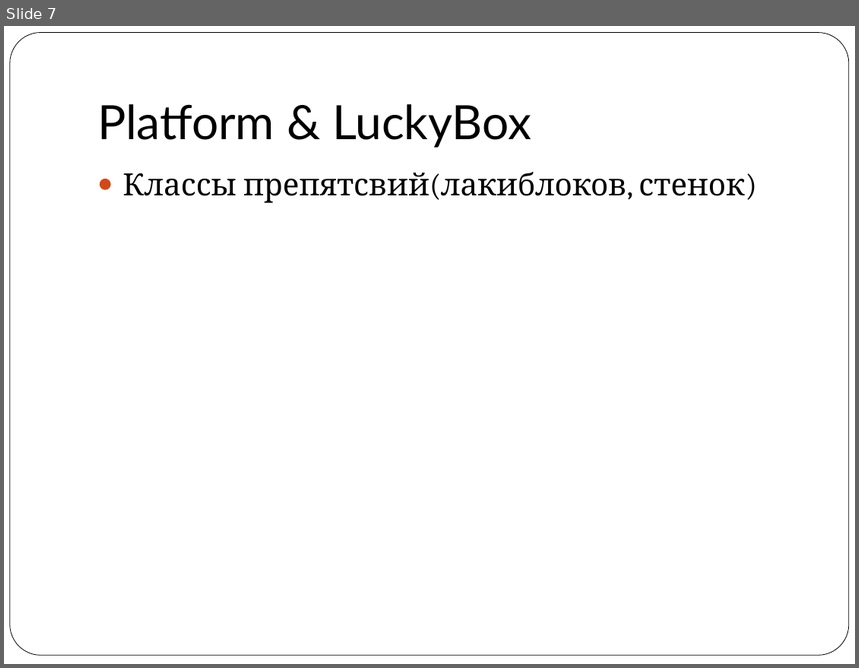
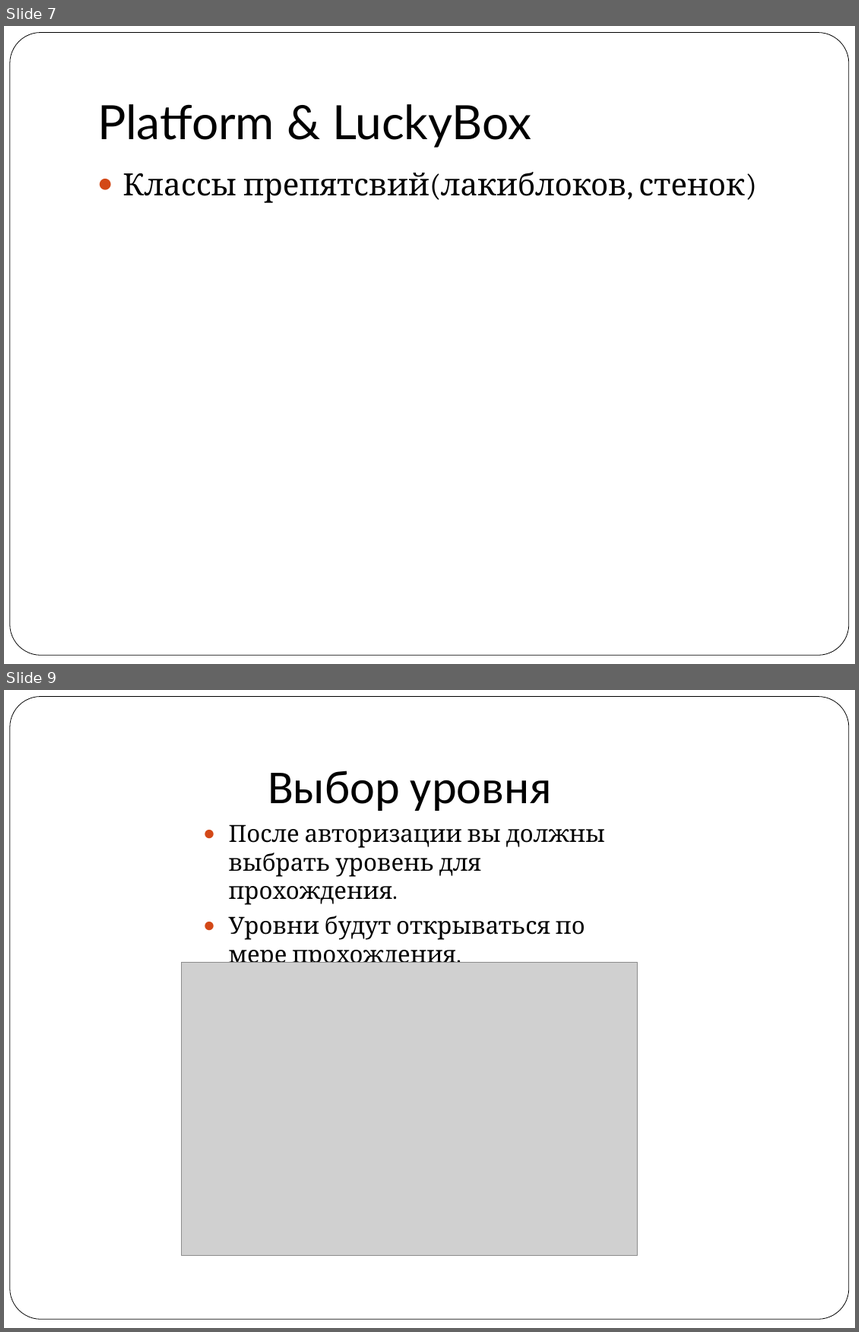
Before and after one commit to vitaly06/SuperMario, a slide deck: piton.ppt. Shown one above the other, each under a label of ours: slide 7 before the commit, slides 7 and 9 after it; the slides between them are not shown. The pictures are 859x668 and 859x1332 pixels, drawn with LibreOffice and Linux fonts; fonts in the diff are those of the drawing; grey boxes stand for pictures. Boxes give left, top, right and bottom in pixels: in the first picture for what was removed or moved away, otherwise in the second. Text is boxed around its words. In the diff, an @@ line names an element or a change of style, - is before the commit and + after.

```diff
--- a/piton.ppt
+++ b/piton.ppt
@@ slide 9 added at bbox=[4, 690, 855, 1328], background #FFFFFF; not listed: 1 template element that a slide beside it also shows @@
@@ title added at bbox=[268, 771, 552, 811], 40 pt, text #000000 @@
+Выбор уровня
@@ text added at bbox=[229, 825, 605, 969], 20 pt, text #000000 @@
+● После авторизации вы должны выбрать уровень для прохождения.
+● Уровни будут открываться по мере прохождения.
@@ picture added at bbox=[182, 962, 637, 1256] @@
```
Also in this commit, not shown: 2 slides changed, 3 other slides added, 8 slides removed.
